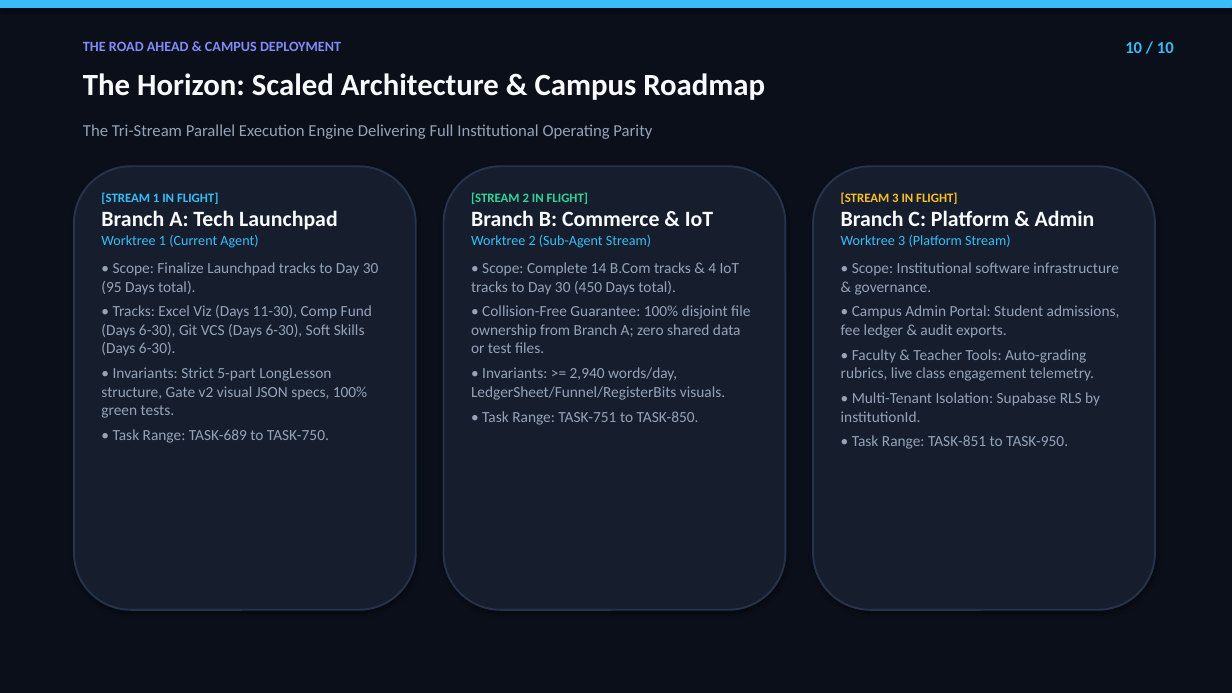
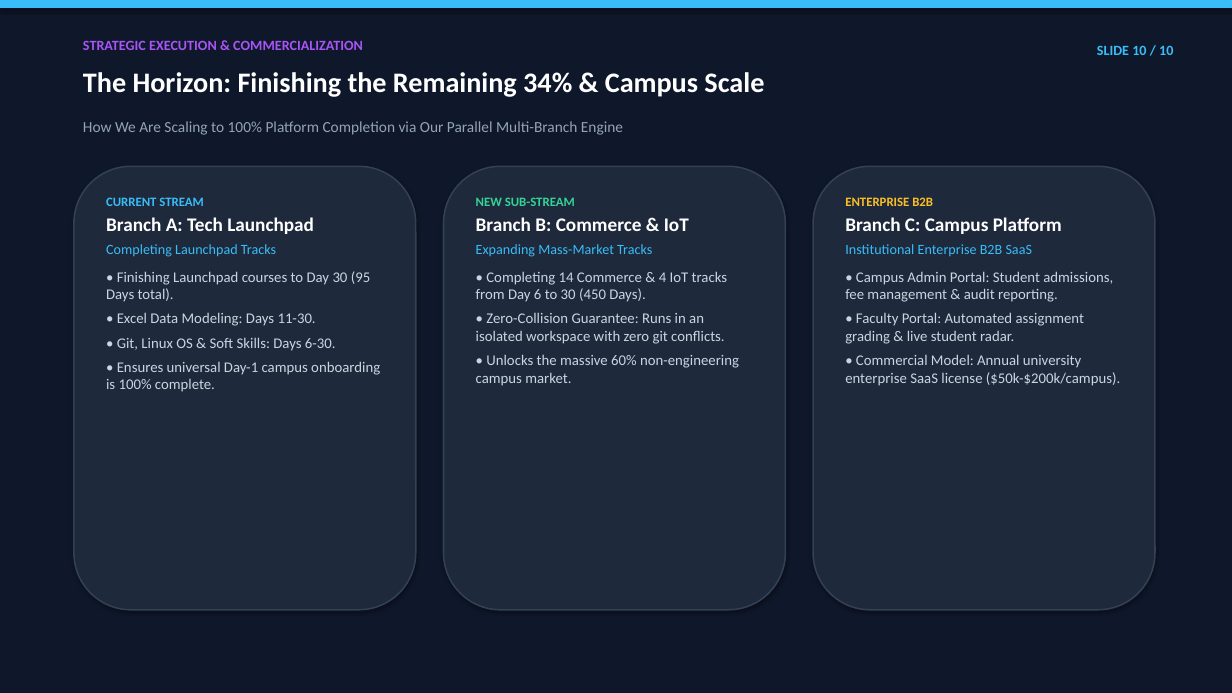
Before and after one commit to Vinay-N-Kashyap/Present-Career-os, a slide deck: slide 10 of docs/PINIT_CURRICULUM_AND_PRODUCT_10_SLIDE_PITCH_DECK.pptx. Drawn at 1232x693 pixels with LibreOffice and Linux fonts; fonts in the diff are those of the drawing. Boxes give left, top, right and bottom in pixels: in the first picture for what was removed or moved away, otherwise in the second. Text is boxed around its words. In the diff, an @@ line names an element or a change of style, - is before the commit and + after.

Commit message:
feat(presentation): overhaul 10-slide deck for shareholders & non-tech audience (TASK-688)

```diff
--- a/docs/PINIT_CURRICULUM_AND_PRODUCT_10_SLIDE_PITCH_DECK.pptx
+++ b/docs/PINIT_CURRICULUM_AND_PRODUCT_10_SLIDE_PITCH_DECK.pptx
@@ rectangle at box(0, 0, 1232, 693): fill #0B0F19 to #0F172A; outline #0B0F19 0.75 pt to #0F172A 0.75 pt @@
@@ text at box(83, 40, 363, 50): text changed; text colour #818CF8 to #A855F7 @@
-THE ROAD AHEAD & CAMPUS DEPLOYMENT
+STRATEGIC EXECUTION & COMMERCIALIZATION
@@ text at box(1097, 45, 1173, 55): text changed; size 13 to 11 pt @@
-10 / 10
+SLIDE 10 / 10
@@ text at box(83, 72, 764, 97): text changed; size 24 to 22 pt; text colour #F8FAFC to #FFFFFF @@
-The Horizon: Scaled Architecture & Campus Roadmap
+The Horizon: Finishing the Remaining 34% & Campus Scale
@@ text at box(83, 121, 623, 135): text changed; size 13 to 12 pt @@
-The Tri-Stream Parallel Execution Engine Delivering Full Institutional Operating Parity
+How We Are Scaling to 100% Platform Completion via Our Parallel Multi-Branch Engine
@@ fill #161E2E to #1E293B; outline #25334D 1.5 pt to #334155 1.2 pt in 3 elements at box(74, 166, 416, 610), box(444, 166, 786, 610), box(813, 166, 1155, 610) @@
@@ text at box(106, 197, 203, 206): text changed @@
-[STREAM 1 IN FLIGHT]
+CURRENT STREAM
@@ text at box(476, 197, 575, 206): text changed @@
-[STREAM 2 IN FLIGHT]
+NEW SUB-STREAM
@@ text at box(845, 197, 1120, 386): text changed; size 12 to 11.5 pt; text colour #94A3B8 to #CBD5E1 @@
-[STREAM 3 IN FLIGHT]
-Branch C: Platform & Admin
-Worktree 3 (Platform Stream)
-• Scope: Institutional software infrastructure & governance.
-• Campus Admin Portal: Student admissions, fee ledger & audit exports.
-• Faculty & Teacher Tools: Auto-grading rubrics, live class engagement telemetry.
-• Multi-Tenant Isolation: Supabase RLS by institutionId.
-• Task Range: TASK-851 to TASK-950.
+ENTERPRISE B2B
+Branch C: Campus Platform
+Institutional Enterprise B2B SaaS
+• Campus Admin Portal: Student admissions, fee management & audit reporting.
+• Faculty Portal: Automated assignment grading & live student radar.
+• Commercial Model: Annual university enterprise SaaS license ($50k-$200k/campus).
@@ text at box(106, 217, 314, 234): size 17 to 15 pt, text colour #F8FAFC to #FFFFFF in "Branch A: Tech Launchpad"; more space between paragraphs @@
@@ text at box(476, 217, 689, 231): size 17 to 15 pt, text colour #F8FAFC to #FFFFFF in "Branch B: Commerce & IoT"; more space between paragraphs @@
@@ text at box(106, 244, 380, 392): text changed; size 12 to 11.5 pt; text colour #94A3B8 to #CBD5E1 @@
-Worktree 1 (Current Agent)
-• Scope: Finalize Launchpad tracks to Day 30 (95 Days total).
-• Tracks: Excel Viz (Days 11-30), Comp Fund (Days 6-30), Git VCS (Days 6-30), Soft Skills (Days 6-30).
-• Invariants: Strict 5-part LongLesson structure, Gate v2 visual JSON specs, 100% green tests.
-• Task Range: TASK-689 to TASK-750.
+Completing Launchpad Tracks
+• Finishing Launchpad courses to Day 30 (95 Days total).
+• Excel Data Modeling: Days 11-30.
+• Git, Linux OS & Soft Skills: Days 6-30.
+• Ensures universal Day-1 campus onboarding is 100% complete.
@@ text at box(476, 244, 739, 386): text changed; size 12 to 11.5 pt; text colour #94A3B8 to #CBD5E1 @@
-Worktree 2 (Sub-Agent Stream)
-• Scope: Complete 14 B.Com tracks & 4 IoT tracks to Day 30 (450 Days total).
-• Collision-Free Guarantee: 100% disjoint file ownership from Branch A; zero shared data or test files.
-• Invariants: >= 2,940 words/day, LedgerSheet/Funnel/RegisterBits visuals.
-• Task Range: TASK-751 to TASK-850.
+Expanding Mass-Market Tracks
+• Completing 14 Commerce & 4 IoT tracks from Day 6 to 30 (450 Days).
+• Zero-Collision Guarantee: Runs in an isolated workspace with zero git conflicts.
+• Unlocks the massive 60% non-engineering campus market.
```
Also in this commit, not shown: 2 other slides changed, 7 slides added, 7 slides removed, 2 other files.
